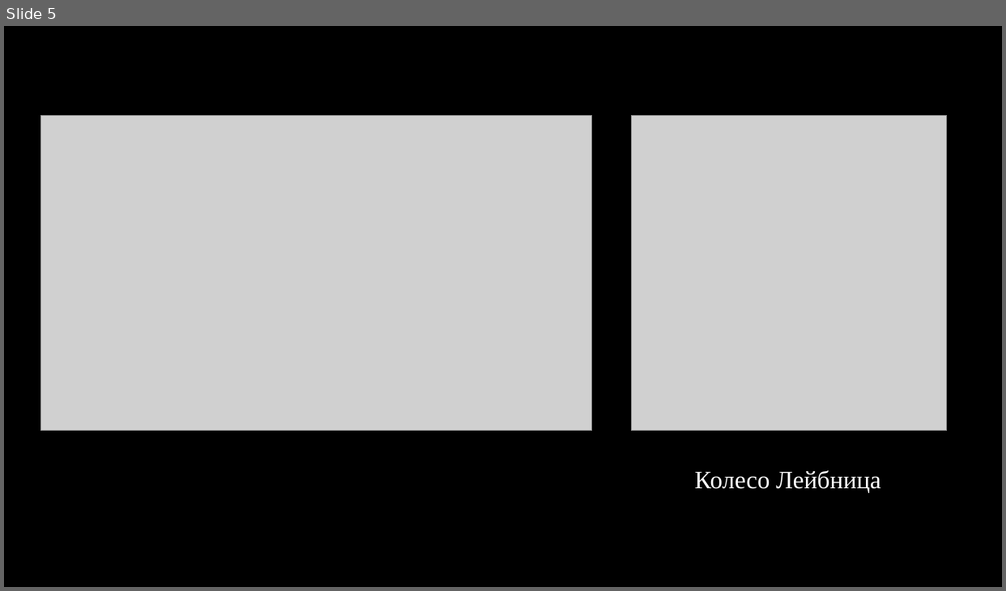
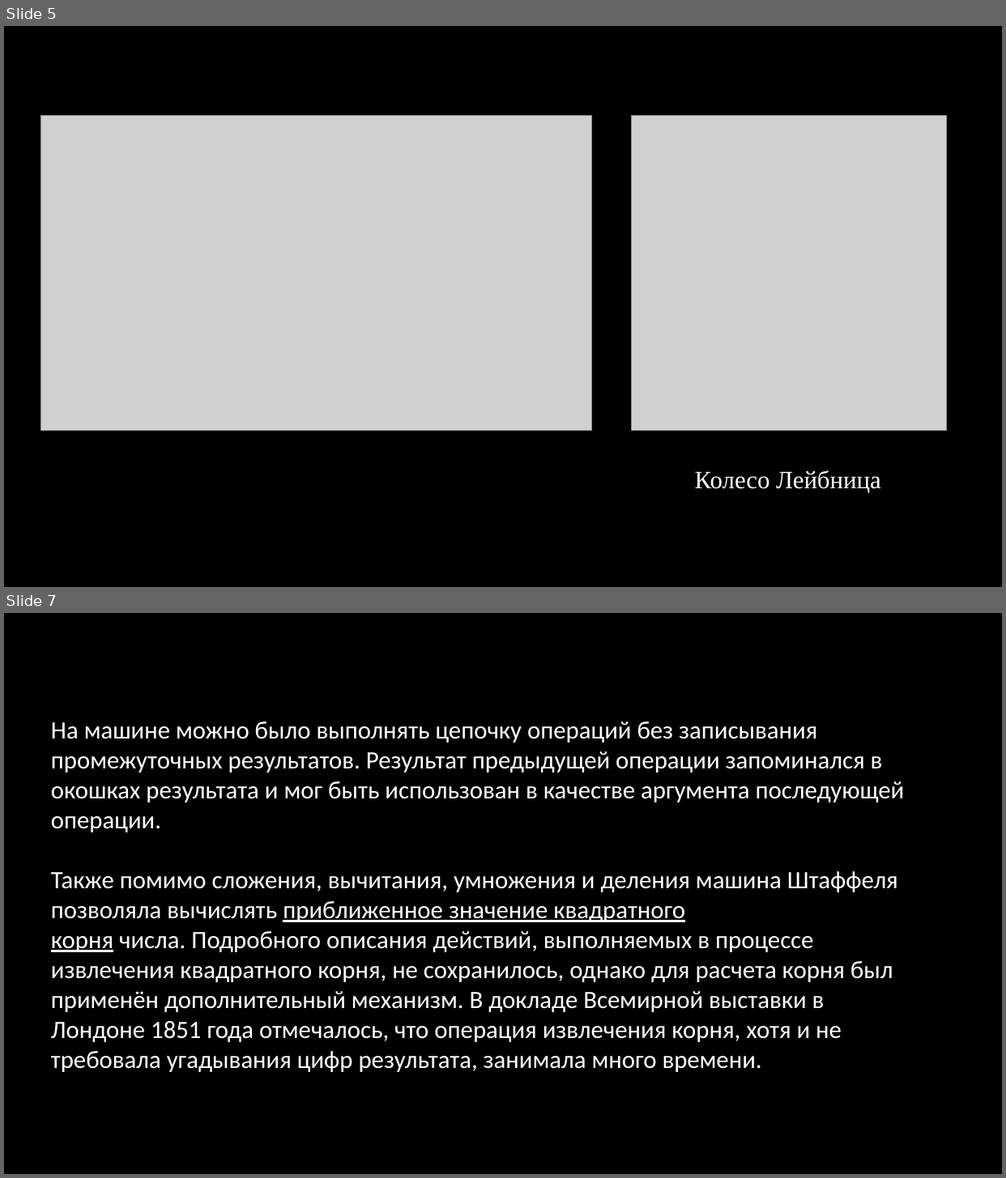
Before and after one commit to Tsigankova/Operating-System.-Laboratory-Work-1, a slide deck: Вычислительная машина Штаффеля.pptx. Shown one above the other, each under a label of ours: slide 5 before the commit, slides 5 and 7 after it; the slides between them are not shown. The pictures are 1006x591 and 1006x1178 pixels, drawn with LibreOffice and Linux fonts; fonts in the diff are those of the drawing; grey boxes stand for pictures; background and template pictures are left out. Boxes give left, top, right and bottom in pixels: in the first picture for what was removed or moved away, otherwise in the second. Text is boxed around its words. In the diff, an @@ line names an element or a change of style, - is before the commit and + after.

```diff
--- a/Вычислительная машина Штаффеля.pptx
+++ b/Вычислительная машина Штаффеля.pptx
@@ slide 7 added at (4,613,1002,1174), background picture (left out) @@
@@ text added at (51,722,905,1072), 24 pt, text #FFFFFF @@
+На машине можно было выполнять цепочку операций без записывания промежуточных результатов. Результат предыдущей операции запоминался в окошках результата и мог быть использован в качестве аргумента последующей операции.
+Также помимо сложения, вычитания, умножения и деления машина Штаффеля позволяла вычислять приближенное значение квадратного корня числа. Подробного описания действий, выполняемых в процессе извлечения квадратного корня, не сохранилось, однако для расчета корня был применён дополнительный механизм. В докладе Всемирной выставки в Лондоне 1851 года отмечалось, что операция извлечения корня, хотя и не требовала угадывания цифр результата, занимала много времени.
```
Also in this commit, not shown: 2 other slides added.
